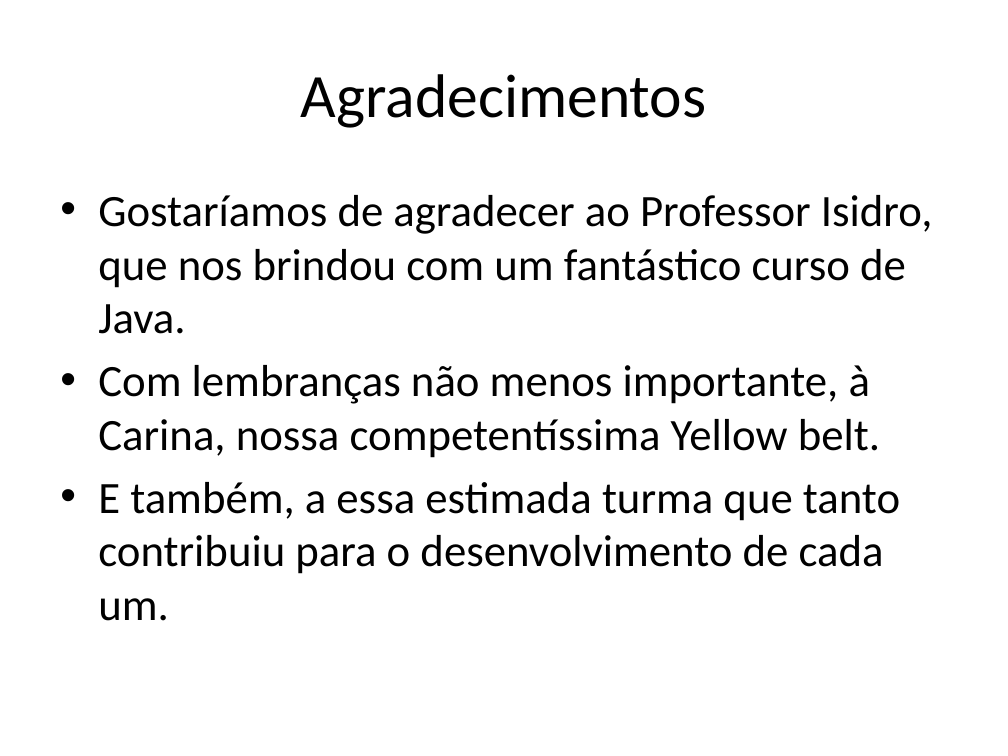
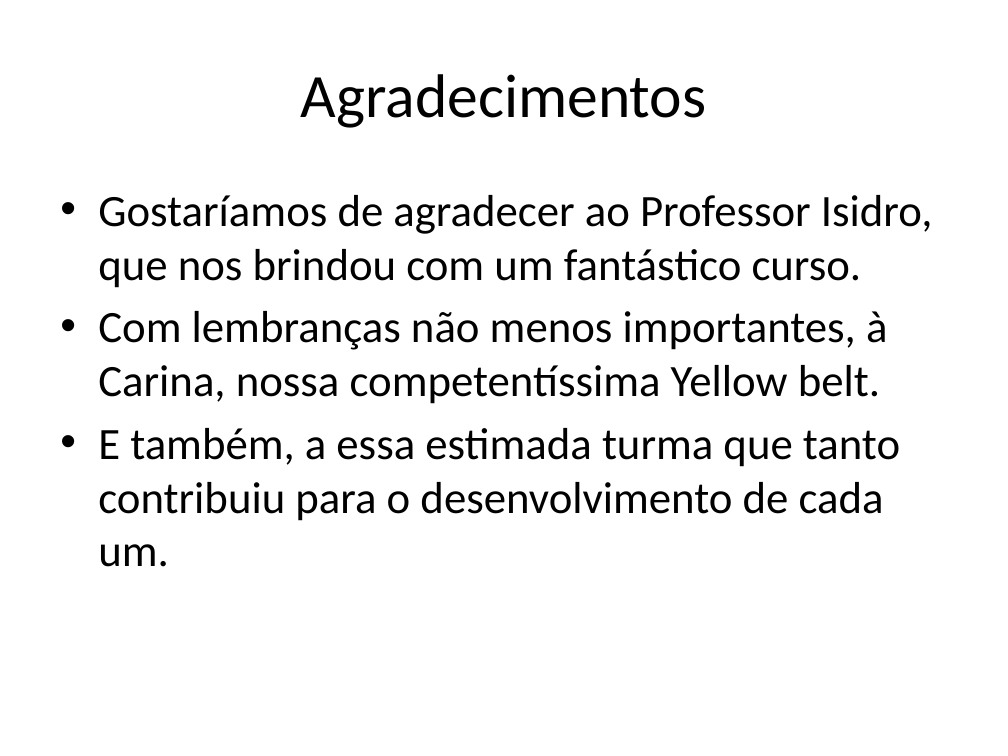
Before and after one commit to danielcordeirofaria/projetoBanco, a slide deck: slide 7 of API Sistema Bancário.pptx. Drawn at 1008x756 pixels with LibreOffice and Linux fonts; fonts in the diff are those of the drawing. Boxes give left, top, right and bottom in pixels: in the first picture for what was removed or moved away, otherwise in the second. Text is boxed around its words. In the diff, an @@ line names an element or a change of style, - is before the commit and + after.

Commit message:
correção no PP

```diff
--- a/API Sistema Bancário.pptx
+++ b/API Sistema Bancário.pptx
@@ text at bbox=[98, 195, 932, 404]: text changed @@
-• Gostaríamos de agradecer ao Professor Isidro, que nos brindou com um fantástico curso de Java.
-• Com lembranças não menos importante, à Carina, nossa competentíssima Yellow belt.
+• Gostaríamos de agradecer ao Professor Isidro, que nos brindou com um fantástico curso.
+• Com lembranças não menos importantes, à Carina, nossa competentíssima Yellow belt.
```
